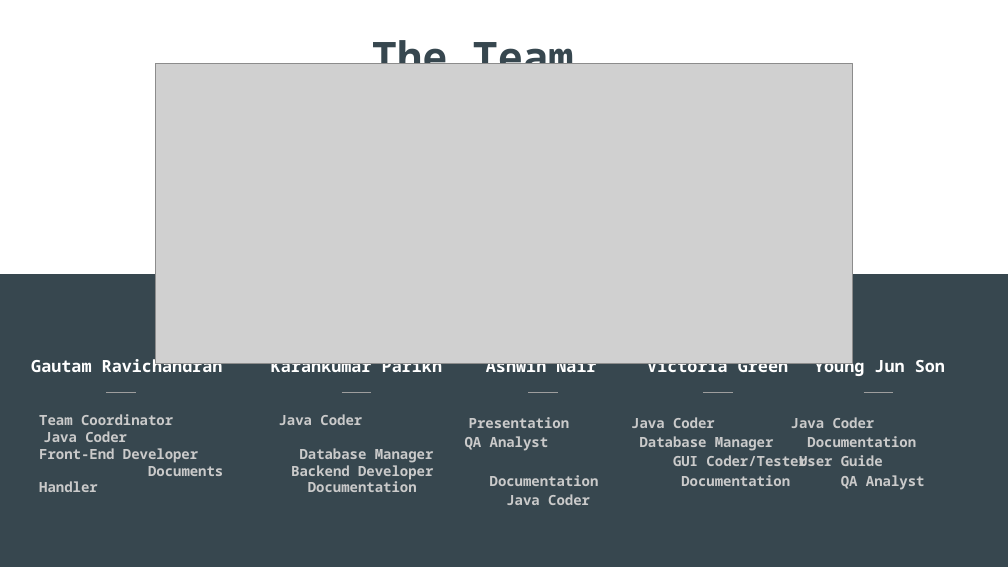
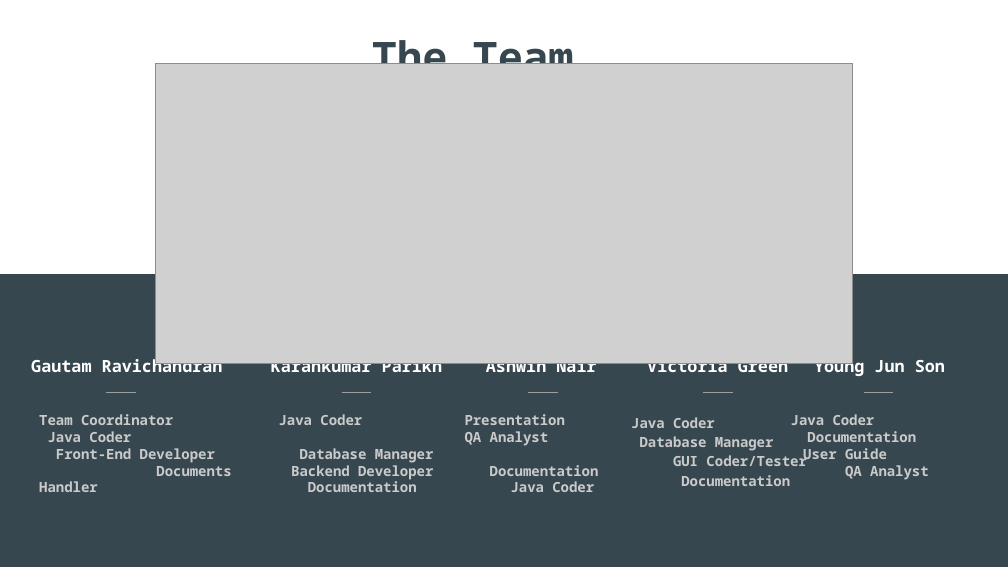
Before and after one commit to VikkiCGreen/HospitalManagement, a slide deck: slide 3 of Presentation/Software Engineering Presentation v2.pptx. Drawn at 1008x567 pixels with LibreOffice and Linux fonts; fonts in the diff are those of the drawing; grey boxes stand for pictures. Boxes give left, top, right and bottom in pixels: in the first picture for what was removed or moved away, otherwise in the second. Text is boxed around its words. In the diff, an @@ line names an element or a change of style, - is before the commit and + after.

```diff
--- a/Presentation/Software Engineering Presentation v2.pptx
+++ b/Presentation/Software Engineering Presentation v2.pptx
@@ text at box(39, 414, 231, 492): text changed @@
-Team Coordinator Java Coder Front-End Developer Documents Handler
+Team Coordinator
+Java Coder
+Front-End Developer Documents Handler
@@ text at box(465, 414, 599, 492): text changed @@
-Presentation QA Analyst Documentation Java Coder
+Presentation
+QA Analyst Documentation
+Java Coder
@@ text at box(791, 414, 929, 480): text changed @@
-Java Coder Documentation User Guide QA Analyst
+Java Coder Documentation
+User Guide
+QA Analyst
```
Also in this commit, not shown: 6 other slides changed, 10 other files.
